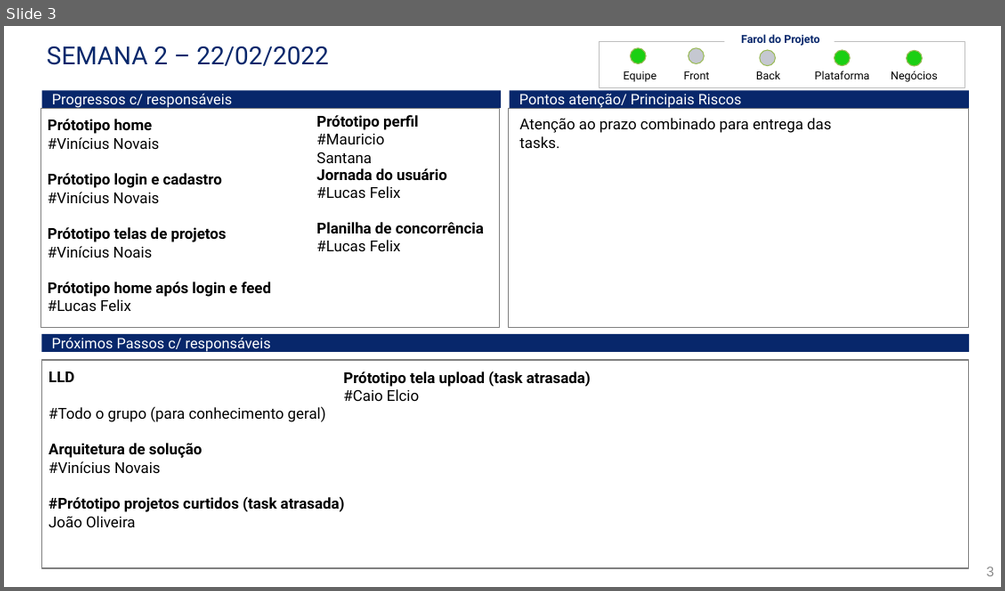
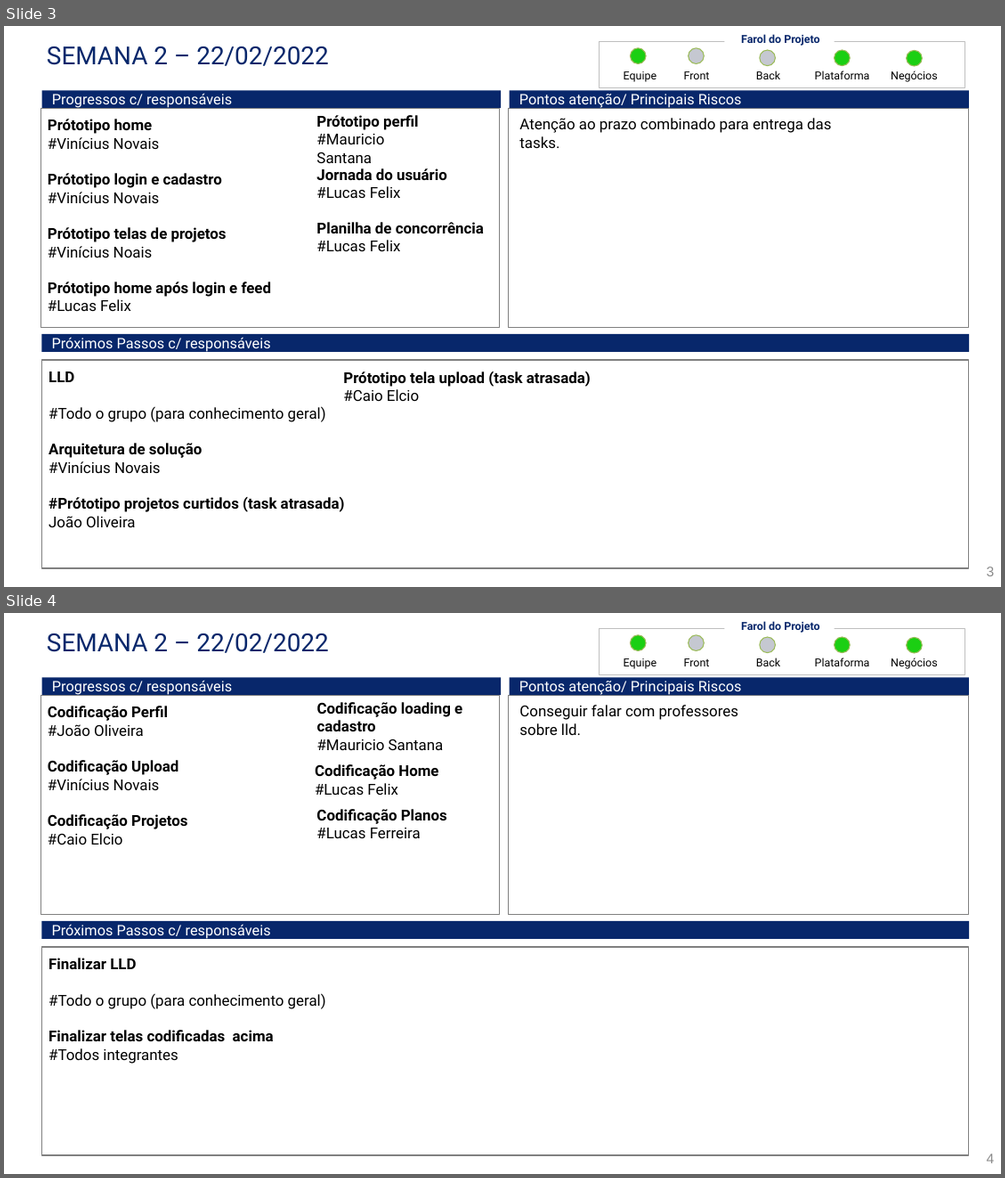
Before and after one commit to Caio-Elcio/2WORK-Mobile, a slide deck: Documentos/Status Report/StatusReport.pptx. Shown one above the other, each under a label of ours: slide 3 before the commit, slides 3 and 4 after it. The pictures are 1005x591 and 1005x1178 pixels, drawn with LibreOffice and Linux fonts; fonts in the diff are those of the drawing. Boxes give left, top, right and bottom in pixels: in the first picture for what was removed or moved away, otherwise in the second. Text is boxed around its words. In the diff, an @@ line names an element or a change of style, - is before the commit and + after.

Commit message:
Status report atualizado

```diff
--- a/Documentos/Status Report/StatusReport.pptx
+++ b/Documentos/Status Report/StatusReport.pptx
@@ slide 4 added at (4,613,1001,1174), background #FFFFFF @@
@@ title added at (47,633,329,653), 26.5 pt, text #08276B @@
+SEMANA 2 – 22/02/2022
@@ rectangle added at (599,629,965,674), outline #BFBFBF 0.5 pt @@
@@ ellipse added at (630,635,646,651), fill #1BCF13, outline #9BBB59 1 pt @@
@@ ellipse added at (688,635,704,651), fill #C5C8D1, outline #9BBB59 1 pt @@
@@ text added at (741,621,819,633), 11.8 pt, text #08276B, bold @@
+Farol do Projeto
@@ ellipse added at (760,637,775,652), fill #C5C8D1, outline #9BBB59 1 pt @@
@@ ellipse added at (834,637,850,652), fill #1BCF13, outline #9BBB59 1 pt @@
@@ ellipse added at (906,637,922,653), fill #1BCF13, outline #9BBB59 1 pt @@
@@ text added at (623,658,656,669), 11.8 pt, text #000000 @@
+Equipe
@@ text added at (684,658,710,666), 11.8 pt, text #000000 @@
+Front
@@ text added at (756,657,780,666), 11.8 pt, text #000000 @@
+Back
@@ text added at (815,657,870,666), 11.8 pt, text #000000 @@
+Plataforma
@@ text added at (890,657,938,669), 11.8 pt, text #000000 @@
+Negócios
@@ rectangle added at (42,677,501,695), fill #08276B, 15.4 pt, text #FFFFFF @@
+Progressos c/ responsáveis
@@ rectangle added at (510,677,968,695), fill #08276B, 15.4 pt, text #FFFFFF @@
+Pontos atenção/ Principais Riscos
@@ rectangle added at (40,695,500,915), outline #808080 1 pt, 16 pt, text #000000, bold @@
+  Codificação Perfil
+  #João Oliveira
+  Codificação Upload
+  #Vinícius Novais
+  Codificação Projetos
+  #Caio Elcio
@@ text added at (317,702,462,750), 16 pt, text #000000, bold @@
+Codificação loading e cadastro
+#Mauricio Santana
@@ rectangle added at (509,695,969,915), outline #808080 1 pt @@
@@ text added at (519,705,739,735), 16 pt, text #000000 @@
+Conseguir falar com professores sobre lld.
@@ text added at (315,764,438,795), 16 pt, text #000000, bold @@
+Codificação Home
+#Lucas Felix
@@ text added at (316,809,447,838), 16 pt, text #000000, bold @@
+Codificação Planos
+#Lucas Ferreira
@@ rectangle added at (42,921,970,939), fill #08276B, 15.4 pt, text #FFFFFF @@
+Próximos Passos c/ responsáveis
@@ rectangle added at (42,947,969,1155), outline #808080 1 pt, 16 pt, text #000000 @@
+  Finalizar LLD
+  #Todo o grupo (para conhecimento geral)
+  Finalizar telas codificadas acima
+  #Todos integrantes
@@ page number added at (987,1153,995,1163), 14.7 pt, text #8C8C8C @@
+4
```
